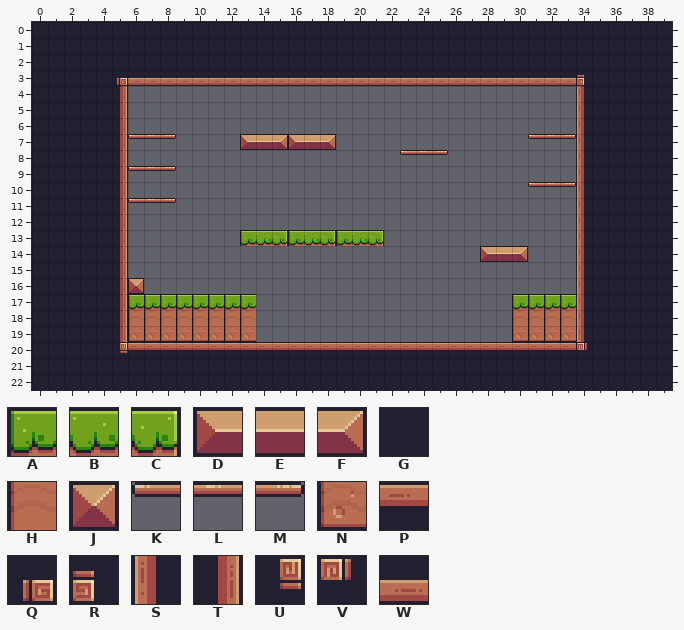
Two states of a Tiled map, assets/tiles/level-02.tmx. This is how it looked before the edit.
Cells are 16x16 px. Shown: x 0..39, y 0..22.
Key: from "Adventure": A 6, B 7, C 8, D 12, E 13, F 14, G 23, H 28, J 34, K 39, L 40, M 41, N 50, P 89, Q 91, R 92, S 110, T 112, U 113, V 114, W 133.
_ is an empty cell.
Layer "Background" before, first column x 0:
 0 GGGGGGGGGGGGGGGGGGGGGGGGGGGGGGGGGGGGGGGG
 1 GGGGGGGGGGGGGGGGGGGGGGGGGGGGGGGGGGGGGGGG
 2 GGGGGGGGGGGGGGGGGGGGGGGGGGGGGGGGGGGGGGGG
 3 GGGGGQWWWWWWWWWWWWWWWWWWWWWWWWWWWWRGGGGG
 4 GGGGGT____________________________SGGGGG
 5 GGGGGT____________________________SGGGGG
 6 GGGGGT____________________________SGGGGG
 7 GGGGGTKLM____DEFDEF____________KLMSGGGGG
 8 GGGGGT_________________KLM________SGGGGG
 9 GGGGGTKLM_________________________SGGGGG
10 GGGGGT_________________________KLMSGGGGG
11 GGGGGTKLM_________________________SGGGGG
12 GGGGGT____________________________SGGGGG
13 GGGGGT_______ABCABCABC____________SGGGGG
14 GGGGGT______________________DEF___SGGGGG
15 GGGGGT____________________________SGGGGG
16 GGGGGTJ___________________________SGGGGG
17 GGGGGTAAAAAAAA________________AAAASGGGGG
18 GGGGGTHHHHHHHH________________HHHHSGGGGG
19 GGGGGTNNNNNNNN________________NNNNSGGGGG
20 GGGGGUPPPPPPPPPPPPPPPPPPPPPPPPPPPPVGGGGG
21 GGGGGGGGGGGGGGGGGGGGGGGGGGGGGGGGGGGGGGGG
22 GGGGGGGGGGGGGGGGGGGGGGGGGGGGGGGGGGGGGGGG
Once edited:
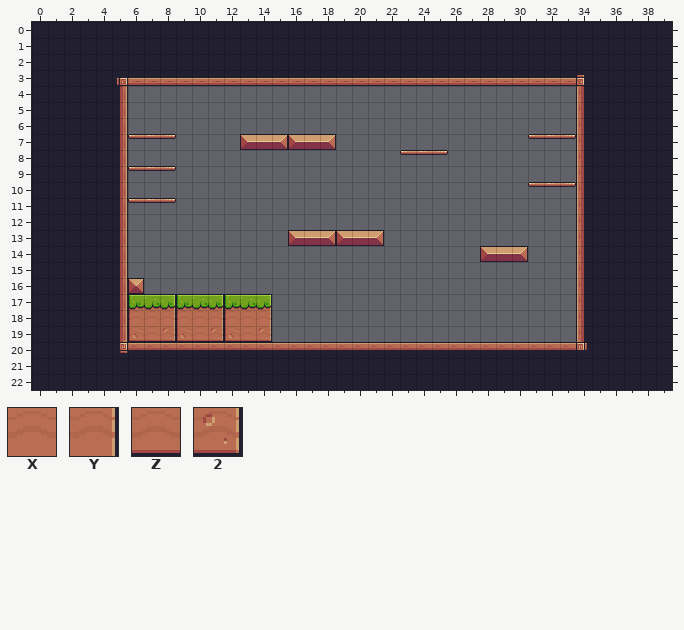
Further tiles: from "Adventure": X 29, Y 30, Z 51, 2 52.
Changes in this commit:
Layer "Background":
The author changed tile N to tile 2 in row 19 at x 8 and 11.
Tile 2 now appears in row 19 at x 14.
The author changed tile A to tile B in row 17 at x 7, 10 and 13.
The author changed tile A to tile C in row 17 at x 8 and 11.
Tile C now appears in row 17 at x 14.
The author changed tile A to tile D in row 13 at x 16 and 19.
The author changed tile B to tile E in row 13 at x 17 and 20.
The author changed tile C to tile F in row 13 at x 18 and 21.
The author changed tile H to tile X in row 18 at x 7, 10 and 13.
The author changed tile H to tile Y in row 18 at x 8 and 11.
Tile Y now appears in row 18 at x 14.
The author changed tile N to tile Z in row 19 at x 7, 10 and 13.
Tile A is gone in row 13 at x 13; in row 17 at x 30 to 33.
Tile B is gone in row 13 at x 14.
Tile C is gone in row 13 at x 15.
Tile H is gone in row 18 at x 30 to 33.
Tile N is gone in row 19 at x 30 to 33.
Boxes around the changes in both pictures, in picture pixels (x1, y1, x2, y2):
changed: (240, 230, 383, 246)
changed: (144, 295, 176, 341)
changed: (192, 295, 224, 341)
changed: (240, 294, 272, 342)
removed: (512, 294, 576, 342)
